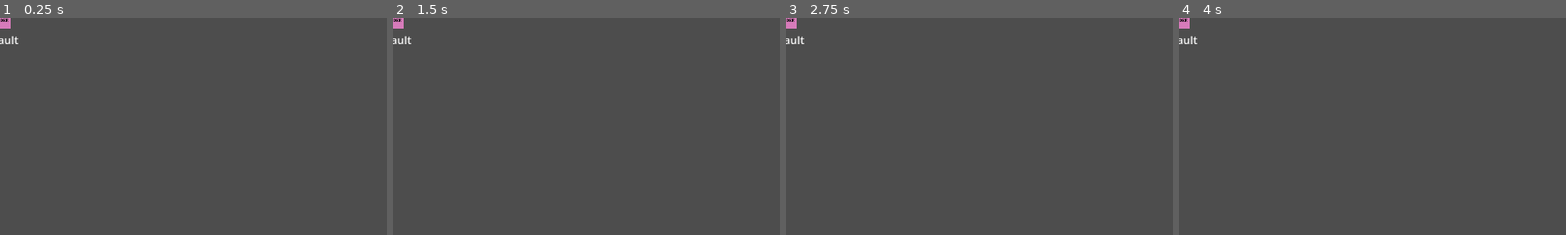
Above: before the commit, frames 1-4 (left to right).
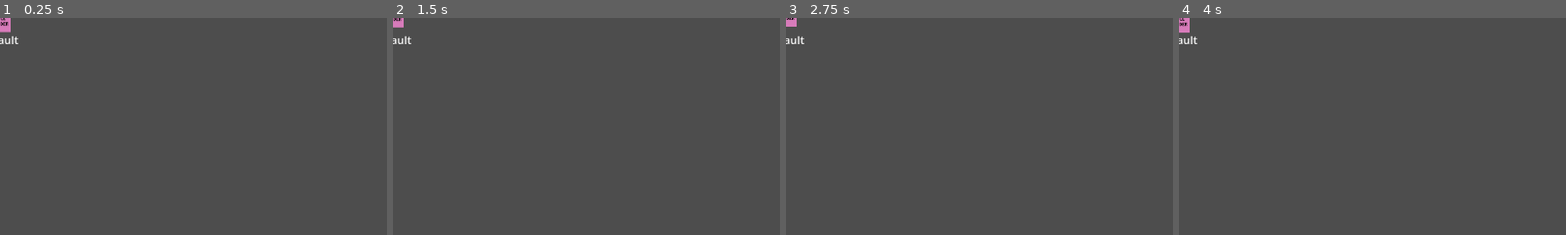
Above: after the commit, the same moments.

Repository: lehmius/typing-tides
Game: Godot game, scene res://scenes/enemy.tscn
Same seed, same stepped clock (60 frames per second), same inputs: the game is played once before the commit and once after it. This scene is started directly instead of the project's main scene.
Inputs:
- Up to frame 1 (0.25 s): no input
- Up to frame 2 (1.5 s): no input
- Up to frame 3 (2.75 s): no input
- Up to frame 4 (4 s): tap Enter at 2.75 s; tap Space at 3.5 s
The pictures show only the part of the screen within x 0-50%, y 0-50%; the shares and areas given below are measured in that part.

The runs differ from the first frame. In frame 1, 0.1% of the frame differs, in the area x 0-3%, y 0-7%; in frame 2, less than 0.1%; in frame 3, less than 0.1%; in frame 4, 0.1%.

Commit message:
Add sinusodial vertical bobbing to enemy movement, dynamically adjusted based on text length

Diff:
--- a/scenes/enemy.gd
+++ b/scenes/enemy.gd
@@ -9,14 +9,25 @@
 
 @export var text:String = "default" #: Value of the word associated with the enemy
 @export var speed:int = 500 		#: Enemy speed in pixels/second
+
+var isPaused:bool = false 			# Flag to pause all movement
 var target:Vector2 = Vector2(0,0) 	# Target the enemy is moving towards.
+var bobFrequency: float = 2.0		# Frequency of the bobbing motion
+var bobAmplitude: int = 4			# Amplitude of the bobbing motion
+var direction: Vector2 = Vector2(0,0)# Vector from position to target, updated when any move function is called
+@onready var visualSprite:AnimatedSprite2D = $AnimatedSprite2D
+var time:float = 0.0 				# Elapsed time since node was instantiated was started
+const maxBobbingSeverity = 2		# Scales the bobbing motion to reach (at most) this value.
 
 func _ready() -> void:
 	updateState()
+	setBobbingDynamics()
 
 # _physics_process is not needed as physics interactions are not expected.
 func _process(delta: float) -> void:
-	moveEnemy()
+	if not isPaused:
+		time+=delta
+		moveEnemy()
 
 ## Moves the enemy across the scene to a custom location in a linear path.
 ##
@@ -25,15 +36,35 @@
 ## @returns: void
 func moveEnemyTo(custom_target:Vector2) -> void:
 	if position.distance_to(custom_target) > 5: # Only move if enemy is not already on top of target
-		var direction = (custom_target - position).normalized()
+		direction = (custom_target - position).normalized()
 		velocity = direction * speed
 		move_and_slide() # Automatically handles frame rate independent movement
+	addBobbing()
 
 ## Moves the enemy across the scene to the target attribute in a linear path.
 ##
 ## @returns: void
 func moveEnemy() -> void:
 	moveEnemyTo(target)
+
+## Adds visual interest to fish movement by adding a sinoid bobbing motion to the movement.
+## Does not affect the CollisionShape2D or Label, only the AnimatedSprite2D.
+##
+## @returns:void
+func addBobbing() -> void:
+	visualSprite.position.y = bobAmplitude * sin(time * bobFrequency * TAU)
+
+## Set the dynamic values of the bobbing motion (bobFrequency, bobAmplitude) relative to text length on startup.
+## Includes some random component to prevent two words of same length syncing up perfectly in their movement.
+##
+## @returns: void
+func setBobbingDynamics() -> void:
+	var relativeSize:float = clamp(float(text.length())/15,0.1,1) 	# Maps textlength to values of 0.1-1, maxing out at length 15
+	var randomizedComponent:float = (randf()-0.5)/4 				# Adds a random amount to the size to give visual interest
+	var randomizedSize:float = clamp(relativeSize+randomizedComponent,0.1,0.9) * maxBobbingSeverity
+
+	bobFrequency = maxBobbingSeverity -  randomizedSize 			# Larger size = Lower frequency for bobbing (slow movement)
+	bobAmplitude = randomizedSize * 10								# Larger size = Higher amplitude for bobbing (big movement)
 
 ## Updates the state of the enemy to ensure consistent display properties.
 ## Should be called on any changes of the state of the enemy instance.
